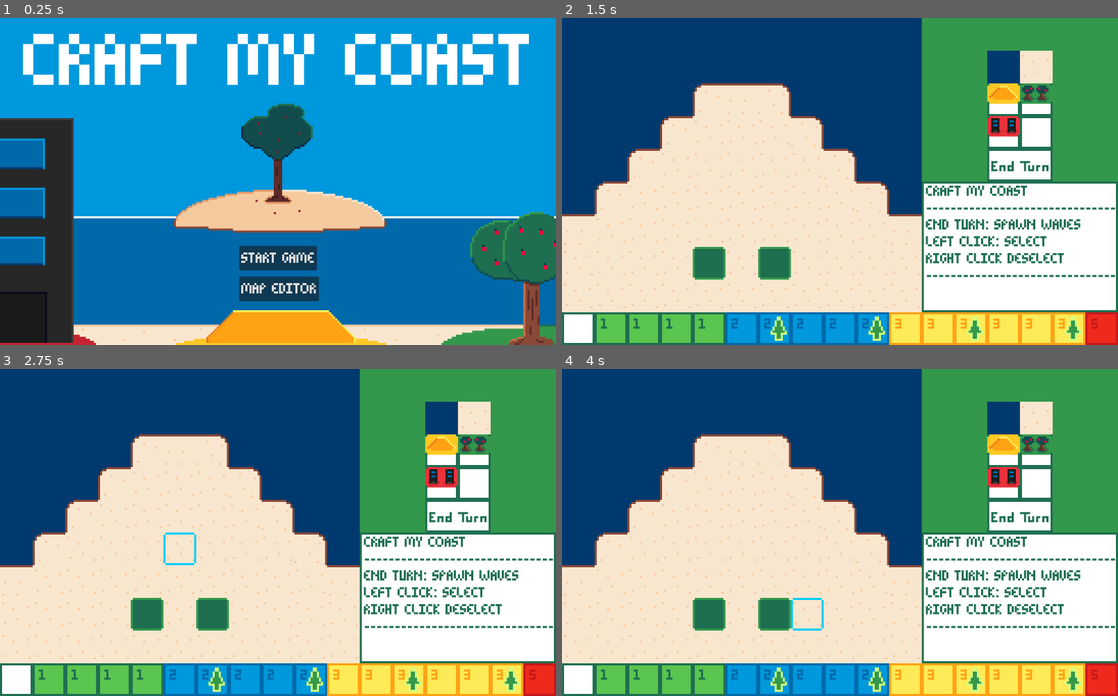
Above: before the commit, frames 1-4 (two rows, left to right).
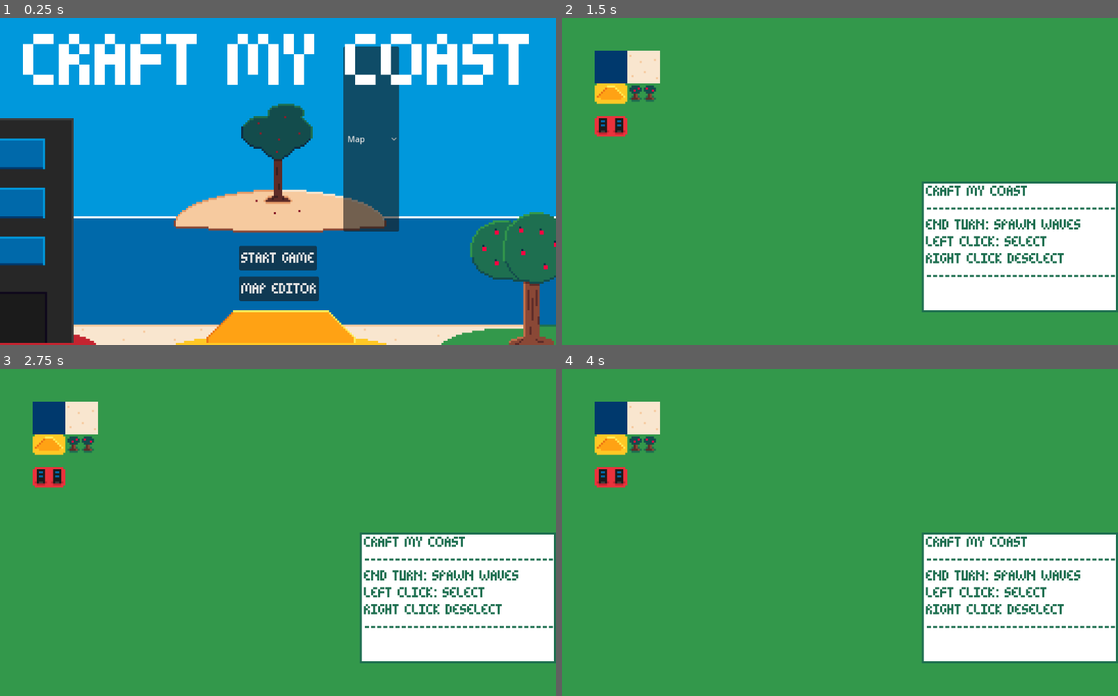
Above: after the commit, the same moments.

Repository: findeevy/CraftMyShore
Game: Godot game, scene res://main_menu.tscn
Same seed, same stepped clock (60 frames per second), same inputs: the game is played once before the commit and once after it.
Inputs (mouse positions are in pixels of both pictures, inside the frame that each line leads up to):
- Up to frame 1 (0.25 s): no input
- Up to frame 2 (1.5 s): click "MAP EDITOR" at 0.5 s; tap Enter at 1.25 s; move the mouse to (962, 165) at 1.27 s; click (962, 165) at 1.35 s
- Up to frame 3 (2.75 s): tap Space at 2 s; move the mouse to (166, 548) at 2.02 s; right-click (166, 548) at 2.1 s
- Up to frame 4 (4 s): tap Enter at 2.75 s; move the mouse to (895, 460) at 2.77 s; click (895, 460) at 2.85 s; tap Space at 3.5 s; move the mouse to (812, 597) at 3.52 s; right-click (812, 597) at 3.6 s

The runs differ from the first frame. In frame 1, 5.2% of the frame differs, in the area x 61-72%, y 8-66%; in frame 2, 72%, in the area x 0-100%, y 0-100%; in frame 3, 72%; in frame 4, 72%.
Error before the commit: Invalid access of index '0' on a base object of type: 'Array'. (res://Scenes/Render.gd:114)
Error after the commit: Parse Error: Too many arguments for "load_map()" call. Expected at most 0 but received 1. (res://Scenes/map_editor.gd:54)

Commit message:
load more maps

Diff:
--- a/MapButton.gd
+++ /dev/null
@@ -1,4 +0,0 @@
-extends Button
-
-func _on_button_down():
-	get_tree().change_scene_to_file("res://Scenes/map_editor.tscn")
--- a/Scenes/game_board.gd
+++ b/Scenes/game_board.gd
@@ -12,7 +12,7 @@
 @onready var tree_flooder = preload("res://tree_animated_sprite.tscn")
 
 func _ready():
-	load_array("map.dat")
+	load_array()
 	render.emit()
 	render_background.emit()
 
@@ -61,8 +61,8 @@
 			Controller.mouse_step = 0
 			Controller.pathfind_update_flag = 0
 
-func load_array(file_name):
-	Controller.load_map(file_name)
+func load_array():
+	Controller.load_map()
 	Controller.water_array.resize(Controller.board_length)
 	Controller.water_array.fill(0)
 	Controller.wrs.resize(Controller.board_length)
--- a/StartButton.gd
+++ /dev/null
@@ -1,14 +0,0 @@
-extends Button
-
-# Called when the node enters the scene tree for the first time.
-func _ready():
-	pass # Replace with function body.
-
-
-# Called every frame. 'delta' is the elapsed time since the previous frame.
-func _process(delta):
-	pass
-
-
-func _on_button_down():
-	get_tree().change_scene_to_file("res://Scenes/game_board.tscn")
--- a/controller.gd
+++ b/controller.gd
@@ -1,5 +1,6 @@
 extends Node
 
+var file_name = "map.dat"
 var init_array = []
 var tile_array = []
 
@@ -281,8 +282,8 @@
 						tile_array[mov[2].y][mov[2].x] |= mov[4]
 		pathfind_update_flag = 0
 
-func load_map(file_name):
-	var f = FileAccess.open("res://" + file_name, FileAccess.READ)
+func load_map():
+	var f = FileAccess.open("res://Maps/" + file_name, FileAccess.READ)
 	while f.get_position() < f.get_length():
 		var l = f.get_line()
 		if l.length() > 4 and l.substr(0, 4) == "pdf:":
--- /dev/null
+++ b/main_menu.gd
@@ -0,0 +1,22 @@
+extends Node2D
+
+@onready var map_options = $MapOptionButton
+var opts = []
+
+func _ready():
+	var map_dir = DirAccess.open("res://Maps/")
+	for f in map_dir.get_files():
+		print(f)
+		if f.length() > 4 and f.substr(f.length() - 4) == ".dat":
+			opts.append(f)
+			map_options.add_item(f.substr(0, f.length() - 4).capitalize())
+
+func _on_map_button_down():
+	if map_options.selected >= 0:
+		Controller.file_name = opts[map_options.selected]
+	get_tree().change_scene_to_file("res://Scenes/map_editor.tscn")
+
+func _on_play_button_down():
+	if map_options.selected >= 0:
+		Controller.file_name = opts[map_options.selected]
+	get_tree().change_scene_to_file("res://Scenes/game_board.tscn")
--- a/main_menu.tscn
+++ b/main_menu.tscn
@@ -1,47 +1,16 @@
-[gd_scene load_steps=6 format=3 uid="uid://xanty7s03b0e"]
+[gd_scene load_steps=5 format=3 uid="uid://xanty7s03b0e"]
 
 [ext_resource type="Texture2D" uid="uid://dfkwjerncq3s" path="res://Textures/homeScreen.png" id="1_aamoc"]
+[ext_resource type="Script" path="res://main_menu.gd" id="1_vyg05"]
 [ext_resource type="FontFile" uid="uid://bu8d81gwcxwus" path="res://Fonts/finPixel.ttf" id="2_u5cna"]
-[ext_resource type="Script" path="res://StartButton.gd" id="3_rtr8e"]
 [ext_resource type="AudioStream" uid="uid://cup46u33ojgly" path="res://Audio/themeSong.mp3" id="4_j2ry6"]
-[ext_resource type="Script" path="res://MapButton.gd" id="4_no2up"]
 
 [node name="main_menu" type="Node2D"]
+script = ExtResource("1_vyg05")
 
 [node name="Sprite2D" type="Sprite2D" parent="."]
 position = Vector2(544, 320)
 texture = ExtResource("1_aamoc")
-
-[node name="Button" type="Button" parent="Sprite2D"]
-offset_left = -76.0
-offset_top = 126.0
-offset_right = 76.0
-offset_bottom = 174.0
-theme_override_fonts/font = ExtResource("2_u5cna")
-theme_override_font_sizes/font_size = 32
-text = "START GAME"
-script = ExtResource("3_rtr8e")
-
-[node name="MapButton" type="Button" parent="Sprite2D"]
-offset_left = -76.0
-offset_top = 186.0
-offset_right = 76.0
-offset_bottom = 234.0
-theme_override_fonts/font = ExtResource("2_u5cna")
-theme_override_font_sizes/font_size = 32
-text = "MAP EDITOR"
-script = ExtResource("4_no2up")
-
-[node name="Label" type="Label" parent="Sprite2D"]
-offset_left = -499.0
-offset_top = -309.0
-offset_right = 501.0
-offset_bottom = -159.0
-theme_override_fonts/font = ExtResource("2_u5cna")
-theme_override_font_sizes/font_size = 160
-text = "CRAFT MY COAST"
-horizontal_alignment = 1
-vertical_alignment = 1
 
 [node name="AudioListener2D" type="AudioListener2D" parent="."]
 
@@ -51,5 +20,40 @@
 volume_db = 6.559
 autoplay = true
 
-[connection signal="button_down" from="Sprite2D/Button" to="Sprite2D/Button" method="_on_button_down"]
-[connection signal="button_down" from="Sprite2D/MapButton" to="Sprite2D/MapButton" method="_on_button_down"]
+[node name="PlayButton" type="Button" parent="."]
+offset_left = 468.0
+offset_top = 446.0
+offset_right = 620.0
+offset_bottom = 494.0
+theme_override_fonts/font = ExtResource("2_u5cna")
+theme_override_font_sizes/font_size = 32
+text = "START GAME"
+
+[node name="MapOptionButton" type="OptionButton" parent="."]
+offset_left = 672.0
+offset_top = 56.0
+offset_right = 756.0
+offset_bottom = 418.0
+
+[node name="MapButton" type="Button" parent="."]
+offset_left = 468.0
+offset_top = 506.0
+offset_right = 624.0
+offset_bottom = 554.0
+theme_override_fonts/font = ExtResource("2_u5cna")
+theme_override_font_sizes/font_size = 32
+text = "MAP EDITOR"
+
+[node name="Label" type="Label" parent="."]
+offset_left = 45.0
+offset_top = 11.0
+offset_right = 1045.0
+offset_bottom = 161.0
+theme_override_fonts/font = ExtResource("2_u5cna")
+theme_override_font_sizes/font_size = 160
+text = "CRAFT MY COAST"
+horizontal_alignment = 1
+vertical_alignment = 1
+
+[connection signal="button_down" from="PlayButton" to="." method="_on_play_button_down"]
+[connection signal="button_down" from="MapButton" to="." method="_on_map_button_down"]
Renamed: map.dat -> Maps/map.dat
Not shown, added: Maps/map_hard.dat
